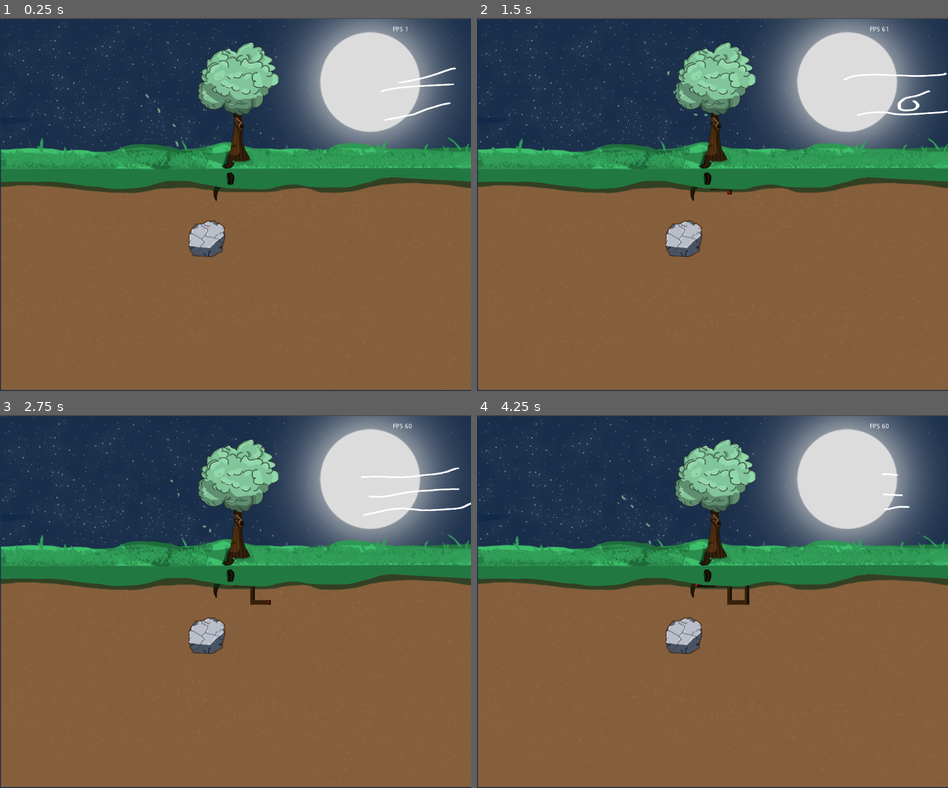
Above: before the commit, frames 1-4 (two rows, left to right).
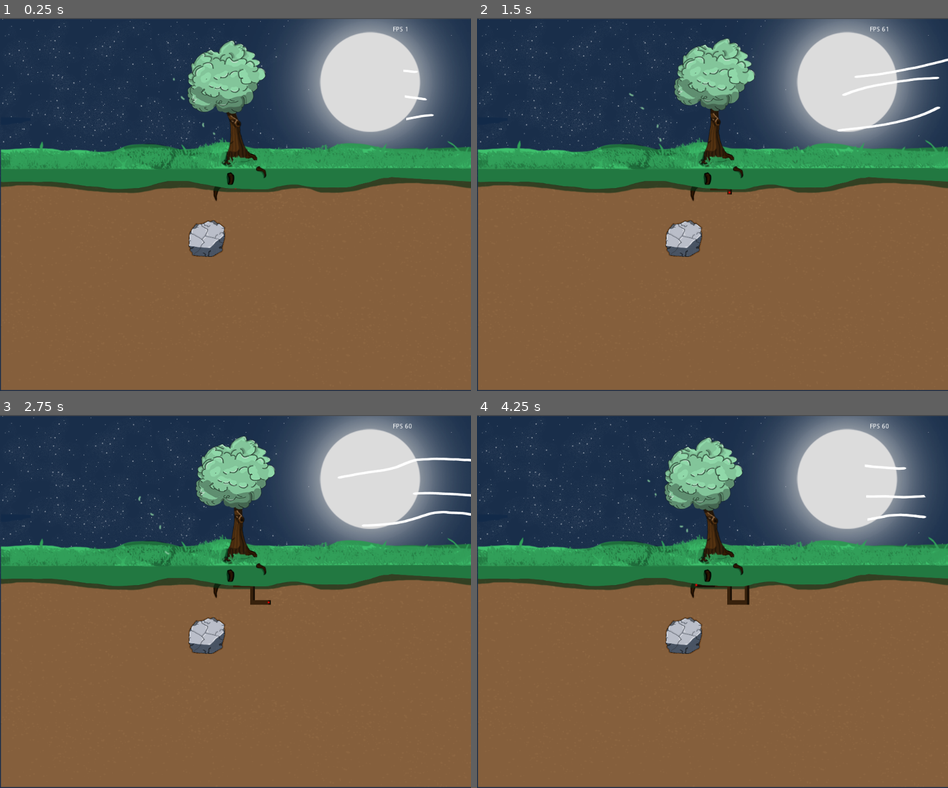
Above: after the commit, the same moments.

Repository: GunesUstunalp/GGJ2023Game
Game: Godot game, scene res://MainScene.tscn
The game is run twice, just before and just after one commit, with the same random seed, the same clock (stepped at 60 frames per second) and the same inputs.
Inputs:
- Up to frame 1 (0.25 s): no input
- Up to frame 2 (1.5 s): hold D (move_right) 0.53-1.28 s; hold S (move_down) from 1.28 s (still down)
- Up to frame 3 (2.75 s): release S (move_down) at 2.03 s; hold D (move_right) from 2.03 s (still down)
- Up to frame 4 (4.25 s): release D (move_right) at 2.78 s; hold W (move_up) 2.78-3.53 s; hold A (move_left) from 3.53 s (still down)

The runs differ from the first frame. In frame 1, 3.0% of the frame differs, in the area x 1-100%, y 5-43%; in frame 2, 2.7%; in frame 3, 2.7%; in frame 4, 3.1%.

Commit message:
Added wind bending

Diff:
--- /dev/null
+++ b/AnimatedTree.gd
@@ -0,0 +1,28 @@
+extends AnimatedSprite
+
+func _ready():
+	var wind = get_parent().get_node("Wind")
+	wind.connect("strength_passed_threshold", self, "update_tree_based_on_wind")
+	playing = true
+	update_tree_based_on_wind(1)
+
+func fall_tree():
+	print("Tree has fallen")
+	play("BendBroken")
+	speed_scale = 1.2
+
+func _on_AnimatedTree_animation_finished():
+	if animation == "BendBroken":
+		playing = false
+
+func update_tree_based_on_wind(windStrength):
+	print("WindStrengthThreshold ", windStrength)
+	if windStrength == 1:
+		play("BendStage1")
+		speed_scale = 0.6
+	elif windStrength == 2:
+		play("BendStage2")
+		speed_scale = 0.9
+	elif windStrength == 3:
+		play("BendStage3")
+		speed_scale = 0.9
--- a/MainScene.tscn
+++ b/MainScene.tscn
@@ -39,32 +39,10 @@
 [ext_resource path="res://Resources/leaf/14.png" type="Texture" id=37]
 [ext_resource path="res://Resources/backgrass/Layer 7.png" type="Texture" id=38]
 [ext_resource path="res://Resources/backgrass/Layer 6.png" type="Texture" id=39]
-[ext_resource path="res://Resources/fallingtree/8.png" type="Texture" id=40]
+[ext_resource path="res://Resources/Layer 60.png" type="Texture" id=40]
 [ext_resource path="res://Resources/backgrass/Layer 5.png" type="Texture" id=41]
-[ext_resource path="res://Resources/fallingtree/2.png" type="Texture" id=42]
-[ext_resource path="res://Resources/fallingtree/12.png" type="Texture" id=43]
-[ext_resource path="res://Resources/fallingtree/5.png" type="Texture" id=44]
-[ext_resource path="res://Resources/fallingtree/6.png" type="Texture" id=45]
-[ext_resource path="res://Resources/fallingtree/7.png" type="Texture" id=46]
-[ext_resource path="res://Resources/fallingtree/15.png" type="Texture" id=47]
-[ext_resource path="res://Resources/fallingtree/16.png" type="Texture" id=48]
-[ext_resource path="res://Resources/fallingtree/17.png" type="Texture" id=49]
-[ext_resource path="res://Resources/fallingtree/18.png" type="Texture" id=50]
-[ext_resource path="res://Resources/fallingtree/19.png" type="Texture" id=51]
-[ext_resource path="res://Resources/fallingtree/20.png" type="Texture" id=52]
-[ext_resource path="res://Resources/fallingtree/21.png" type="Texture" id=53]
-[ext_resource path="res://Resources/fallingtree/10.png" type="Texture" id=54]
-[ext_resource path="res://Resources/fallingtree/11.png" type="Texture" id=55]
-[ext_resource path="res://Resources/fallingtree/13.png" type="Texture" id=56]
-[ext_resource path="res://Resources/fallingtree/14.png" type="Texture" id=57]
-[ext_resource path="res://Resources/fallingtree/9.png" type="Texture" id=58]
-[ext_resource path="res://Resources/fallingtree/3.png" type="Texture" id=59]
-[ext_resource path="res://Resources/fallingtree/4.png" type="Texture" id=60]
-[ext_resource path="res://Resources/fallingtree/1.png" type="Texture" id=61]
-[ext_resource path="res://Resources/fallingtree/22.png" type="Texture" id=62]
-[ext_resource path="res://Resources/fallingtree/23.png" type="Texture" id=63]
-[ext_resource path="res://Resources/fallingtree/24.png" type="Texture" id=64]
-[ext_resource path="res://Resources/fallingtree/25.png" type="Texture" id=65]
+[ext_resource path="res://Resources/treeroot.png" type="Texture" id=42]
+[ext_resource path="res://Resources/Layer 69.png" type="Texture" id=43]
 [ext_resource path="res://Resources/backgrass/Layer 9.png" type="Texture" id=66]
 [ext_resource path="res://Resources/backgrass/Layer 8.png" type="Texture" id=67]
 [ext_resource path="res://Resources/backgrass/Layer 10.png" type="Texture" id=68]
@@ -114,6 +92,26 @@
 [ext_resource path="res://Resources/wind/Layer 84.png" type="Texture" id=112]
 [ext_resource path="res://Resources/wind/Layer 86.png" type="Texture" id=113]
 [ext_resource path="res://Resources/wind/Layer 87.png" type="Texture" id=114]
+[ext_resource path="res://Wind.gd" type="Script" id=115]
+[ext_resource path="res://AnimatedTree.gd" type="Script" id=116]
+[ext_resource path="res://Resources/bend_tree/9.png" type="Texture" id=117]
+[ext_resource path="res://Resources/bend_tree/4.png" type="Texture" id=118]
+[ext_resource path="res://Resources/bend_tree/5.png" type="Texture" id=119]
+[ext_resource path="res://Resources/bend_tree/6.png" type="Texture" id=120]
+[ext_resource path="res://Resources/bend_tree/8.png" type="Texture" id=121]
+[ext_resource path="res://Resources/bend_tree/3.png" type="Texture" id=122]
+[ext_resource path="res://Resources/bend_tree/7.png" type="Texture" id=123]
+[ext_resource path="res://Resources/bend_tree/1.png" type="Texture" id=124]
+[ext_resource path="res://Resources/bend_tree/10.png" type="Texture" id=125]
+[ext_resource path="res://Resources/bend_tree/11.png" type="Texture" id=126]
+[ext_resource path="res://Resources/bend_tree/2.png" type="Texture" id=127]
+[ext_resource path="res://Resources/bend_tree/bend_Tree_broken/10.png" type="Texture" id=128]
+[ext_resource path="res://Resources/bend_tree/bend_Tree_broken/8.png" type="Texture" id=129]
+[ext_resource path="res://Resources/bend_tree/bend_Tree_broken/9.png" type="Texture" id=130]
+[ext_resource path="res://Resources/bend_tree/bend_Tree_broken/12.png" type="Texture" id=131]
+[ext_resource path="res://Resources/bend_tree/bend_Tree_broken/11.png" type="Texture" id=132]
+[ext_resource path="res://Resources/bend_tree/bend_Tree_broken/7.png" type="Texture" id=133]
+[ext_resource path="res://Resources/bend_tree/bend_Tree_broken/13.png" type="Texture" id=134]
 
 [sub_resource type="SpriteFrames" id=3]
 animations = [ {
@@ -133,9 +131,24 @@
 
 [sub_resource type="SpriteFrames" id=4]
 animations = [ {
-"frames": [ ExtResource( 61 ), ExtResource( 42 ), ExtResource( 59 ), ExtResource( 60 ), ExtResource( 44 ), ExtResource( 45 ), ExtResource( 46 ), ExtResource( 40 ), ExtResource( 58 ), ExtResource( 54 ), ExtResource( 55 ), ExtResource( 43 ), ExtResource( 56 ), ExtResource( 57 ), ExtResource( 47 ), ExtResource( 48 ), ExtResource( 49 ), ExtResource( 50 ), ExtResource( 51 ), ExtResource( 52 ), ExtResource( 53 ), ExtResource( 62 ), ExtResource( 63 ), ExtResource( 64 ), ExtResource( 65 ) ],
-"loop": true,
-"name": "default",
+"frames": [ ExtResource( 133 ), ExtResource( 129 ), ExtResource( 130 ), ExtResource( 128 ), ExtResource( 132 ), ExtResource( 131 ), ExtResource( 134 ) ],
+"loop": true,
+"name": "BendBroken",
+"speed": 5.0
+}, {
+"frames": [ ExtResource( 124 ), ExtResource( 127 ), ExtResource( 122 ), ExtResource( 117 ), ExtResource( 125 ), ExtResource( 126 ) ],
+"loop": true,
+"name": "BendStage1",
+"speed": 5.0
+}, {
+"frames": [ ExtResource( 118 ), ExtResource( 119 ), ExtResource( 123 ), ExtResource( 121 ) ],
+"loop": true,
+"name": "BendStage2",
+"speed": 5.0
+}, {
+"frames": [ ExtResource( 119 ), ExtResource( 120 ), ExtResource( 123 ) ],
+"loop": true,
+"name": "BendStage3",
 "speed": 5.0
 } ]
 
@@ -151,7 +164,7 @@
 animations = [ {
 "frames": [ ExtResource( 81 ), ExtResource( 82 ), ExtResource( 83 ), ExtResource( 84 ), ExtResource( 85 ), ExtResource( …(373 unchanged characters)…
 "loop": true,
-"name": "Continous",
+"name": "Continuous",
 "speed": 5.0
 }, {
 "frames": [ ExtResource( 76 ), ExtResource( 94 ), ExtResource( 79 ), ExtResource( 80 ), ExtResource( 81 ), ExtResource( …(669 unchanged characters)…
@@ -172,17 +185,17 @@
 texture = ExtResource( 2 )
 
 [node name="Backgrass" type="AnimatedSprite" parent="."]
-position = Vector2( 523, 304 )
-scale = Vector2( 0.948002, 0.634328 )
+position = Vector2( 527, 302 )
+scale = Vector2( 0.938415, 0.788093 )
 frames = SubResource( 3 )
-frame = 5
+frame = 8
 playing = true
 
 [node name="Grass" type="AnimatedSprite" parent="."]
-position = Vector2( 530, 291 )
+position = Vector2( 529, 297 )
 scale = Vector2( 1.01546, 0.957143 )
 frames = SubResource( 1 )
-frame = 7
+frame = 2
 playing = true
 
 [node name="Treee" type="Sprite" parent="."]
@@ -190,19 +203,32 @@
 position = Vector2( 530, 210 )
 texture = ExtResource( 1 )
 
-[node name="FallingTree" type="AnimatedSprite" parent="."]
+[node name="AnimatedTree" type="AnimatedSprite" parent="."]
 position = Vector2( 422, 209 )
 scale = Vector2( 0.734194, 0.663214 )
 frames = SubResource( 4 )
-frame = 1
-speed_scale = 2.0
+animation = "BendStage1"
+frame = 2
+speed_scale = 0.6
+playing = true
+script = ExtResource( 116 )
 
 [node name="Leafs" type="AnimatedSprite" parent="."]
 position = Vector2( 448, 176 )
 rotation = 1.09023
 frames = SubResource( 2 )
-frame = 12
-playing = true
+frame = 4
+playing = true
+
+[node name="Wind" type="AnimatedSprite" parent="."]
+position = Vector2( 911, 166 )
+rotation = 3.08787
+scale = Vector2( 0.66, 0.33 )
+frames = SubResource( 5 )
+frame = 34
+speed_scale = 4.5
+playing = true
+script = ExtResource( 115 )
 
 [node name="FPSCounter" type="Label" parent="."]
 margin_left = 854.0
@@ -223,11 +249,17 @@
 position = Vector2( 517, 354 )
 texture = ExtResource( 74 )
 
-[node name="Wind" type="AnimatedSprite" parent="."]
-position = Vector2( 911, 166 )
-rotation = 3.08787
-scale = Vector2( 0.66, 0.33 )
-frames = SubResource( 5 )
-frame = 3
-speed_scale = 1.5
-playing = true
+[node name="Treeroot" type="Sprite" parent="."]
+position = Vector2( 556, 317 )
+scale = Vector2( 0.755052, 0.956773 )
+texture = ExtResource( 42 )
+
+[node name="Layer69" type="Sprite" parent="Treeroot"]
+position = Vector2( -112.575, -25.0843 )
+texture = ExtResource( 43 )
+
+[node name="Layer60" type="Sprite" parent="Treeroot"]
+position = Vector2( -76.8158, -9.40662 )
+texture = ExtResource( 40 )
+
+[connection signal="animation_finished" from="AnimatedTree" to="AnimatedTree" method="_on_AnimatedTree_animation_finished"]
--- a/RockSpawner.gd
+++ b/RockSpawner.gd
@@ -8,6 +8,7 @@
 var rockPositionsArr = []
 var rockScalesArr = []
 var rockRotationsArr = []
+var foundRockCounter = 0
 var rng = RandomNumberGenerator.new()
 var topOffset = 70
 
@@ -43,6 +44,10 @@
 
 func _on_found_rock(rootEndPos, foundIndex):
 	print("Found Rock!")
+	foundRockCounter += 1
+
+	if foundRockCounter == rockPositionsArr.size():
+		print("Game Over! You won!")
 
 	var animatedRockInstance = animatedRock.instance()
 	animatedRockInstance.scale = rockScalesArr[foundIndex]
--- /dev/null
+++ b/Wind.gd
@@ -0,0 +1,65 @@
+extends AnimatedSprite
+
+var strength = 1
+var lastSignaledStrength = 1
+
+var MAX_STRENGTH = 3
+var MIN_STRENGTH = 1
+var BASE_SPEED = 1.5
+var BASE_SCALE = Vector2(0.66, 0.33)
+var STRENGTH_UP_RATE = 0.1
+
+var fallTimer
+var inFallCountDown = false
+
+signal strength_passed_threshold
+
+func _ready():
+	updateWindBasedOnStrength()
+	fallTimer = Timer.new()
+	add_child(fallTimer)
+	var animatedTree = get_parent().get_node("AnimatedTree")
+	fallTimer.connect("timeout", animatedTree, "fall_tree")
+	fallTimer.connect("timeout", fallTimer, "stop")
+
+	var rootEnd = get_parent().get_node("RootEnd")
+	rootEnd.connect("found_rock", self, "found_rock")
+
+func _process(delta):
+	strength += delta * STRENGTH_UP_RATE
+
+	if strength > MAX_STRENGTH:
+		strength = MAX_STRENGTH
+
+#	if strength != MAX_STRENGTH:
+#		print("Strength", strength)
+
+	if inFallCountDown and strength < MAX_STRENGTH:
+		inFallCountDown = false
+		fallTimer.stop()
+	elif not inFallCountDown and strength == MAX_STRENGTH:
+		fallTimer.start(1 / STRENGTH_UP_RATE)
+		inFallCountDown = true
+
+	updateWindBasedOnStrength()
+
+func updateWindBasedOnStrength():
+	speed_scale = BASE_SPEED * strength
+	scale = BASE_SCALE * ( 1 + strength / 3)
+
+	if strength == MAX_STRENGTH:
+		animation = "Continuous"
+	else:
+		animation = "default"
+
+	if int(strength) != lastSignaledStrength:
+		emit_signal("strength_passed_threshold", int(strength))
+		lastSignaledStrength = int(strength)
+
+
+func found_rock(rockPosition, foundRockIndex):
+	update_strength(-1)
+
+func update_strength(offset):
+	strength += offset
+	strength = clamp(strength, MIN_STRENGTH, MAX_STRENGTH)
Not shown: 1 places in MainScene.tscn that only renumber resources
Not shown, changed: Resources/bend_tree/1.png.import
Not shown, changed: Resources/bend_tree/2.png.import
Not shown, changed: Resources/bend_tree/3.png.import
Not shown, changed: Resources/bend_tree/4.png.import
Not shown, changed: Resources/bend_tree/5.png.import
